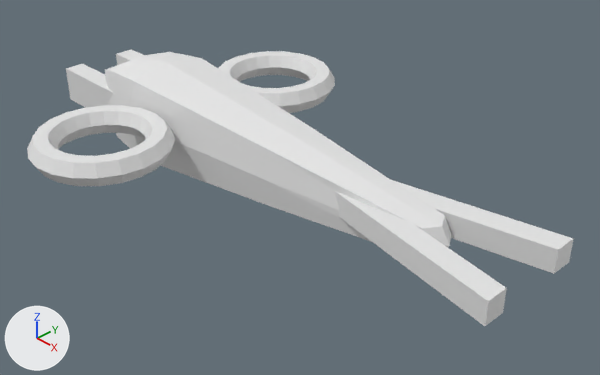
A saved change to the Blender file Assets/Models/mule.blend.
The view is the same before and after, from a 50 mm lens placed at (10.33, -8.49, 6.66), pointed at (1.36, 0.21, -0.48). The lights are fixed; the arrows at lower left show +X, +Y and +Z.
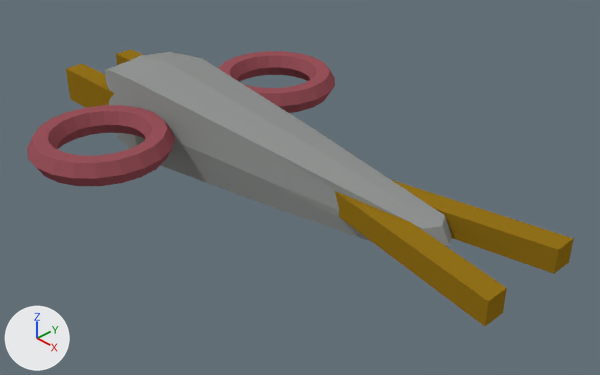
Commit message: colored mule

What changed in the scene script:
```text
Add mat_mulefeelermaterial:
    mat_mulefeelermaterial = diffuse_material('MuleFeelerMaterial')
    mat_mulefeelermaterial.base_color = (0.296, 0.168, 0.0103)  # yellow #94721a
Add mat_muleringmaterial:
    mat_muleringmaterial = diffuse_material('MuleRingMaterial')
    mat_muleringmaterial.base_color = (0.319, 0.0844, 0.102)  # brown #99525a
Add mat_mulebodymaterial:
    mat_mulebodymaterial = diffuse_material('MuleBodyMaterial')
    mat_mulebodymaterial.base_color = (0.283, 0.296, 0.287)  # grey #919492
Change me_cube_002:
    where me_cube_002.from_pydata(...)  # 8 vertices, 6 faces; spans x -1.0..1.0, y -1.0..1.0, z -1.0..1.0
    add me_cube_002.materials.append(mat_mulefeelermaterial)  # yellow #94721a
Change me_cube_001:
    where me_cube_001.from_pydata(...)  # 8 vertices, 6 faces; spans x -1.0..14.2, y -1.0..5.1, z -1.0..1.0
    add me_cube_001.materials.append(mat_mulefeelermaterial)  # yellow #94721a
Change me_torus:
    where me_torus.from_pydata(...)  # 120 vertices, 120 faces; spans x -1.25..1.25, y -1.25..1.25, z -0.22..0.22
    add me_torus.materials.append(mat_muleringmaterial)  # brown #99525a
Change me_cube:
    where me_cube.from_pydata(...)  # 42 vertices, 40 faces; spans x -1.44..1.95, y -0.93..0.93, z -0.93..0.93
    remove me_cube.materials.append(mat_material)  # white #e7e7e7
    add me_cube.materials.append(mat_mulebodymaterial)  # grey #919492
Change me_torus_001:
    where me_torus_001.from_pydata(...)  # 120 vertices, 120 faces; spans x -1.25..1.25, y -1.25..1.25, z -0.22..0.22
    add me_torus_001.materials.append(mat_muleringmaterial)  # brown #99525a
Change me_cube_003:
    where me_cube_003.from_pydata(...)  # 8 vertices, 6 faces; spans x -1.0..1.0, y -1.0..1.0, z -1.0..1.0
    add me_cube_003.materials.append(mat_mulefeelermaterial)  # yellow #94721a
```

Where the change shows, as pixel boxes [x1, y1, x2, y2] in the pictures (600 x 375 px):
'Cube', recoloured (white to grey)
    both: [105, 52, 451, 247]
'Torus', recoloured (white to brown)
    both: [27, 105, 175, 186]
'Cube.002', recoloured (white to yellow)
    both: [335, 191, 507, 326]
'Cube.001', recoloured (white to yellow)
    both: [392, 180, 574, 274]
'Torus.001', recoloured (white to brown)
    both: [218, 51, 335, 113]
'Cube.004', recoloured (grey to brown)
    both: [66, 64, 115, 108]
'Cube.003', recoloured (white to yellow)
    both: [116, 49, 143, 65]
